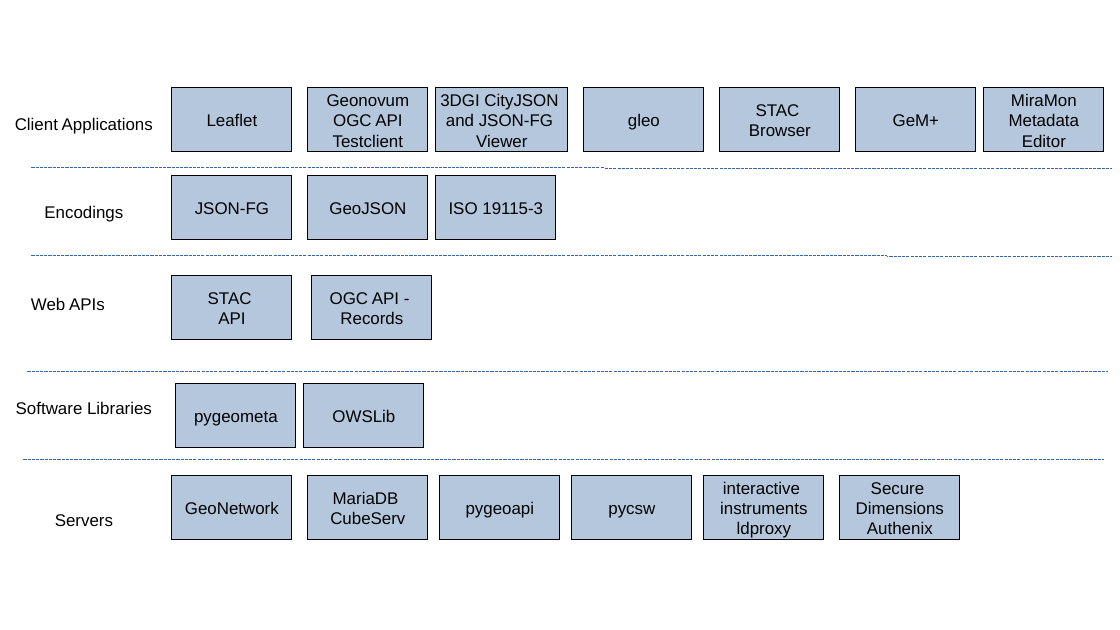
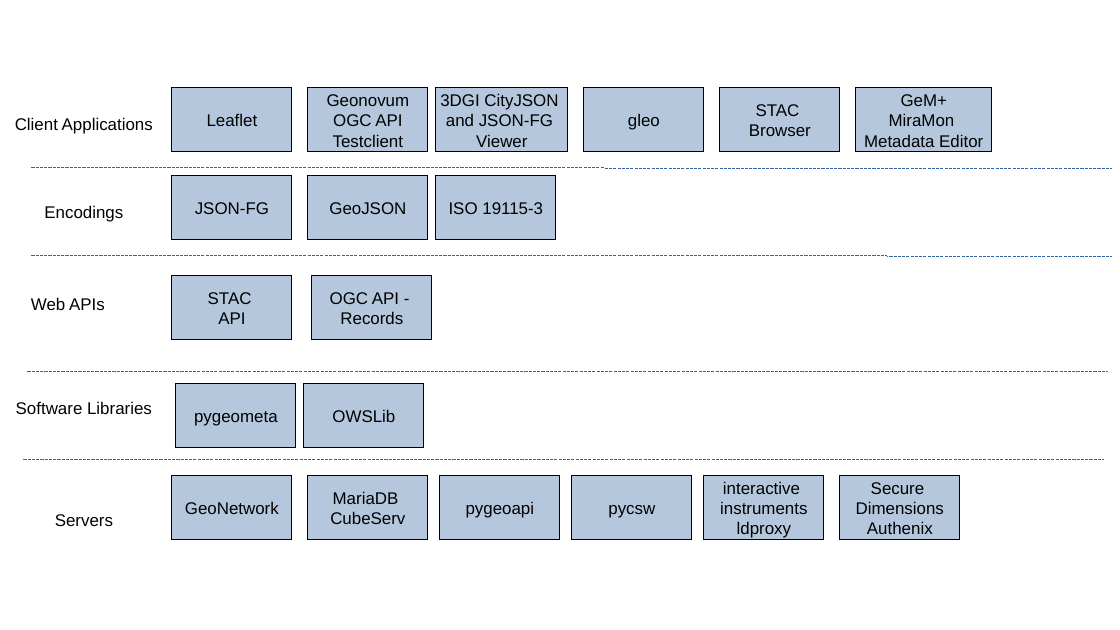
Before and after one commit to opengeospatial/developer-events, a slide deck: slide 1 of 2022/Metadata-Code-Sprint/engineering-report/images/Figures.odp. Drawn at 1120x630 pixels with LibreOffice and Linux fonts; fonts in the diff are those of the drawing. Boxes give left, top, right and bottom in pixels: in the first picture for what was removed or moved away, otherwise in the second. Text is boxed around its words. In the diff, an @@ line names an element or a change of style, - is before the commit and + after.

```diff
--- a/2022/Metadata-Code-Sprint/engineering-report/images/Figures.odp
+++ b/2022/Metadata-Code-Sprint/engineering-report/images/Figures.odp
@@ rectangle "GeM+": place and size @@
-rectangle "GeM+" at bbox=[857, 88, 977, 152]
+rectangle "GeM+" at bbox=[857, 88, 993, 152]
@@ rectangle removed at bbox=[985, 88, 1105, 152] @@
-MiraMon
-Metadata
-Editor
@@ text in rectangle at bbox=[864, 113, 983, 147]: paragraphs added @@
+MiraMon
+Metadata Editor
```
Also in this commit, not shown: 3 other files.
